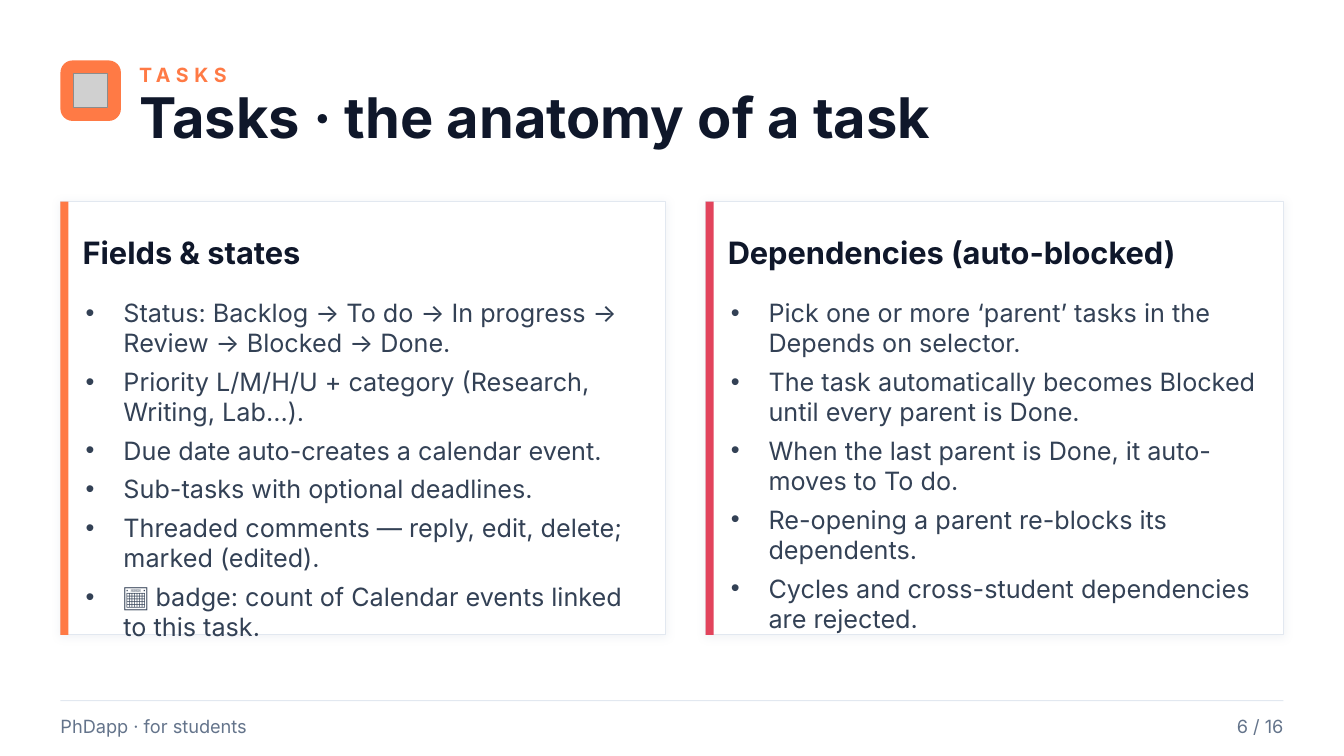
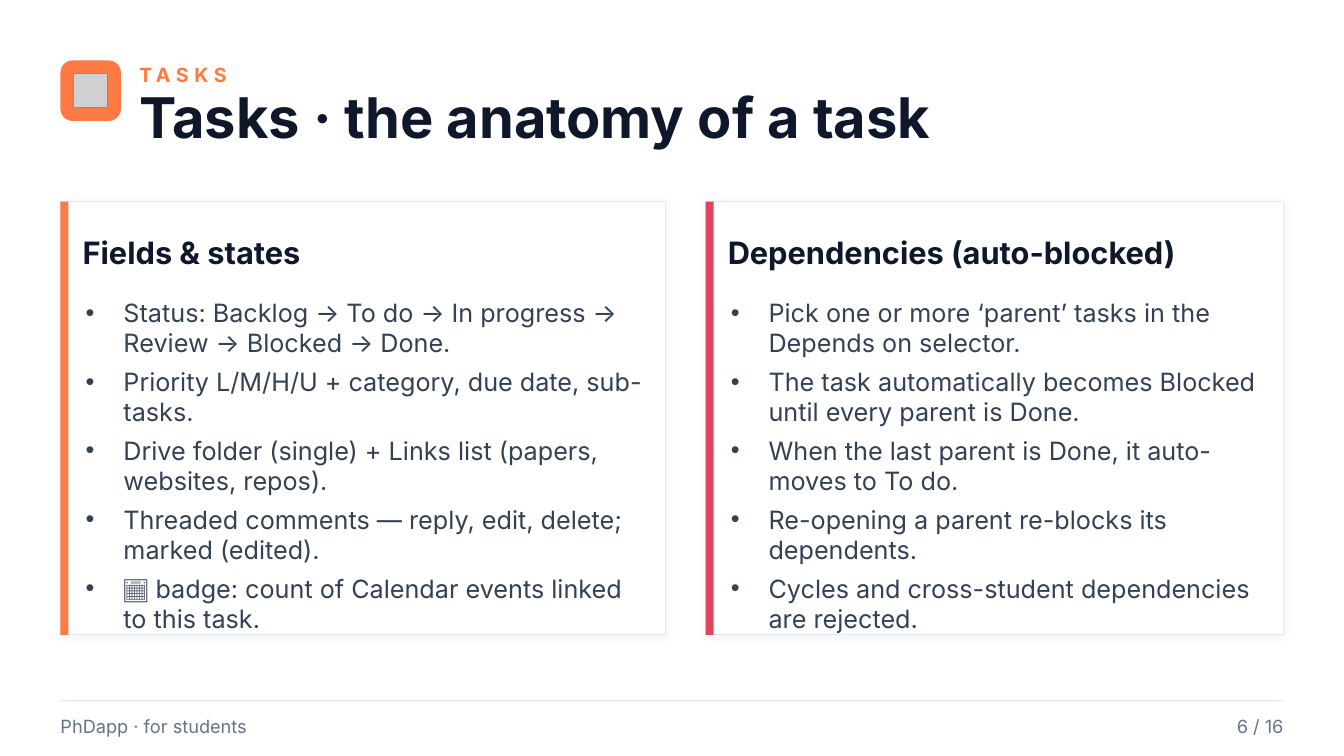
Before and after one commit to rafacastrocsic/phdapp, a slide deck: slide 6 of docs/PhDapp_Student_Overview.pptx. Drawn at 1344x756 pixels with LibreOffice and Linux fonts; fonts in the diff are those of the drawing; grey boxes stand for pictures. Boxes give left, top, right and bottom in pixels: in the first picture for what was removed or moved away, otherwise in the second. Text is boxed around its words. In the diff, an @@ line names an element or a change of style, - is before the commit and + after.

```diff
--- a/docs/PhDapp_Student_Overview.pptx
+++ b/docs/PhDapp_Student_Overview.pptx
@@ text at (x1=123, y1=371, x2=641, y2=495): text changed @@
-• Priority L/M/H/U + category (Research, Writing, Lab…).
-• Due date auto-creates a calendar event.
-• Sub-tasks with optional deadlines.
+• Priority L/M/H/U + category, due date, sub-tasks.
+• Drive folder (single) + Links list (papers, websites, repos).
```
Also in this commit, not shown: 2 other slides changed, 1 other file.
